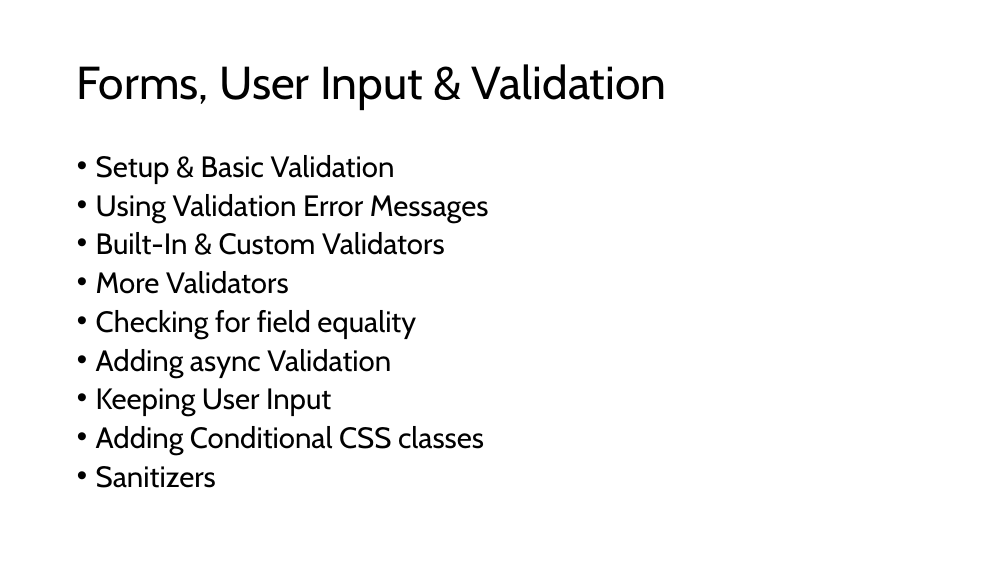
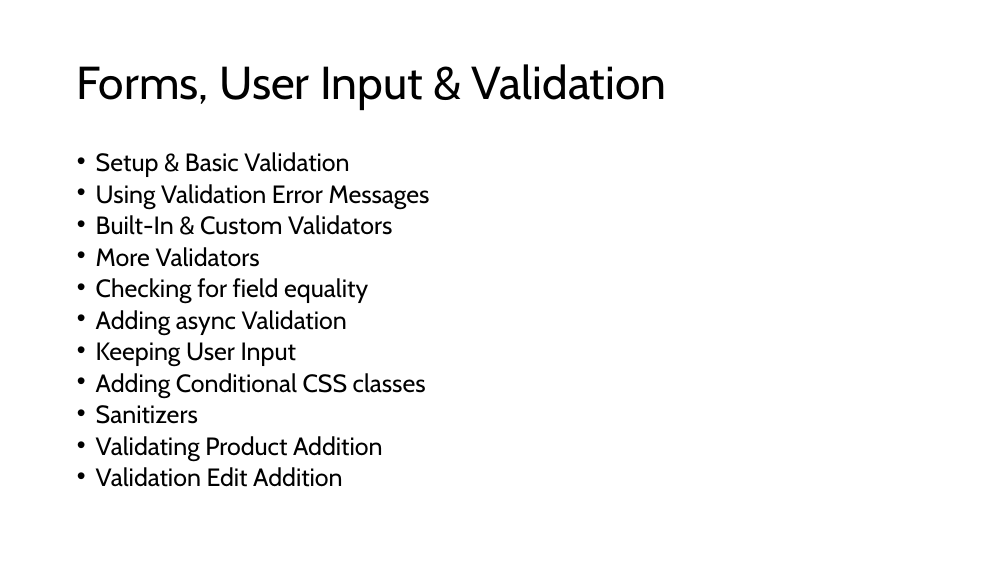
Before and after one commit to PiyushChaturvedii/Batch06, a slide deck: slide 62 of Node/node.pptx. Drawn at 1008x567 pixels with LibreOffice and Linux fonts; fonts in the diff are those of the drawing. Boxes give left, top, right and bottom in pixels: in the first picture for what was removed or moved away, otherwise in the second. Text is boxed around its words. In the diff, an @@ line names an element or a change of style, - is before the commit and + after.

Commit message:
validationAddProduct

```diff
--- a/Node/node.pptx
+++ b/Node/node.pptx
@@ text at bbox=[96, 152, 430, 424]: size 28 to 23.8 pt in "Setup & Basic Validation", "Using Validation Error Messages", "Built-In & Custom Validators", "More Validators" and 5 more places; line spacing 0.8 to 0.7 @@
@@ text at bbox=[96, 436, 383, 487]: paragraphs added @@
+• Validating Product Addition
+• Validation Edit Addition
```
Also in this commit, not shown: 1 slide added, 46 other files.
